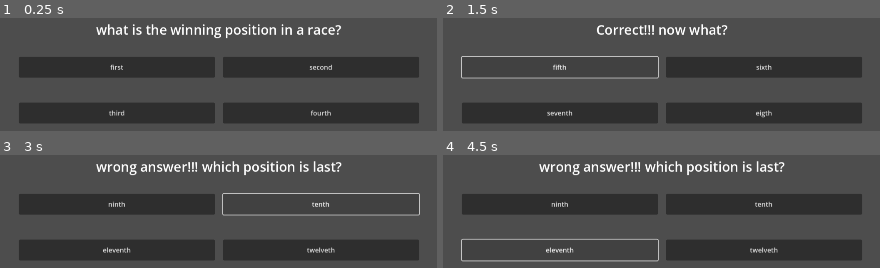
Above: before the commit, frames 1-4 (two rows, left to right).
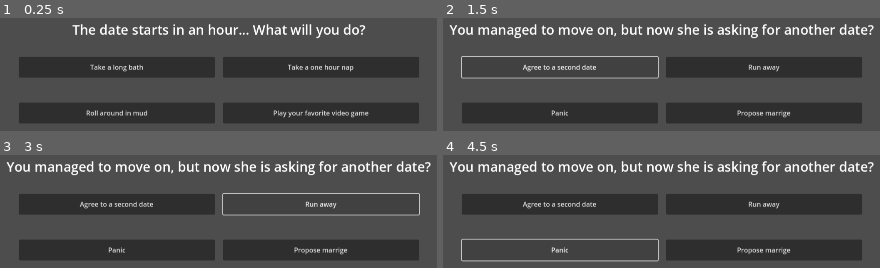
Above: after the commit, the same moments.

Repository: mxbernerSNC/Reverse-Dating-Sim
Game: Godot game, scene res://main.tscn
Same seed, same stepped clock (60 frames per second), same inputs: the game is played once before the commit and once after it.
Inputs:
- Up to frame 1 (0.25 s): no input
- Up to frame 2 (1.5 s): click "first" (after the commit: "Take a long bath") at 0.5 s; click "fifth" (after the commit: "ignore her and change the sub…") at 1.25 s
- Up to frame 3 (3 s): click "fifth" (after the commit: "Agree to a second date") at 2 s; click "sixth" (after the commit: "Run away") at 2.75 s
- Up to frame 4 (4.5 s): click "ninth" (after the commit: "Agree to a second date") at 3.5 s; click "seventh" (after the commit: "Panic") at 4.25 s

The runs differ from the first frame. In frame 1, 5.1% of the frame differs, in the area x 16-85%, y 5-89%; in frame 2, 5.6%; in frame 3, 6.0%, in the area x 1-99%, y 5-89%; in frame 4, 6.0%.

Commit message:
changed scenes, fixed buttons

Diff:
--- a/main.gd
+++ b/main.gd
@@ -1,35 +1,53 @@
 extends Node2D
 
 var scenes = {
-	"intro_scene.tscn": {
-		"question": "what is the winning position in a race?",
+	"phone.tscn": {
+		"question": "The date starts in an hour... What will you do?",
 		"options": [
-			{"text": "first", "next": "first_scene.tscn"},
-			{"text": "second", "next": "second_scene.tscn"},
-			{"text": "third", "next": "second_scene.tscn"},
-			{"text": "fourth", "next": "second_scene.tscn"}
+			{"text": "Take a long bath", "next": "shop.tscn"},
+			{"text": "Take a one hour nap", "next": "shop.tscn"},
+			{"text": "Roll around in mud", "next": "shop.tscn"},
+			{"text": "Play your favorite video game", "next": "shop.tscn"}
 		]
 	},
-	"first_scene.tscn": {
-		"question": "Correct!!! now what?",
+	"shop.tscn": {
+		"question": "How can you get out of this situation?",
 		"options": [
-			{"text": "fifth", "next": "fifth.tscn"},
-			{"text": "sixth", "next": "sixth.tscn"},
-			{"text": "seventh", "next": "seventh.tscn"},
-			{"text": "eigth", "next": "eigth.tscn"}
+			{"text": "ignore her and change the subject", "next": "neutral.tscn"},
+			{"text": "Pretend to fall off your chair", "next": "fire.tscn"},
+			{"text": "Excuse yourself and go to the bathroom", "next": "fire.tscn"},
+			{"text": "Accuse her of a crime", "next": "argument.tscn"}
 		]
 	},
-	"second_scene.tscn": {
-		"question": "wrong answer!!! which position is last?",
+	"fire.tscn": {
+		"question": "Its getting hot in here, what do you do?",
 		"options": [
-			{"text": "ninth", "next": "ninth.tscn"},
-			{"text": "tenth", "next": "tenth.tscn"},
-			{"text": "eleventh", "next": "eleventh.tscn"},
-			{"text": "twelveth", "next": "twelveth.tscn"}
+			{"text": "Try to put out the fire", "next": "jail.tscn"},
+			{"text": "Run away", "next": "good_end.tscn"},
+			{"text": "Panic", "next": "jail.tscn"},
+			{"text": "Blame your date", "next": "jail.tscn"}
+		]
+	},
+	"neutral.tscn": {
+		"question": "You managed to move on, but now she is asking for another date?",
+		"options": [
+			{"text": "Agree to a second date", "next": "bad_end.tscn"},
+			{"text": "Run away", "next": "bad_end.tscn"},
+			{"text": "Panic", "next": "good_end.tscn"},
+			{"text": "Propose marrige", "next": "bad_end.tscn"}
+		]
+	},
+	"argument.tscn": {
+		"question": "The whole coffee shop is looking at you, what do you do?",
+		"options": [
+			{"text": "try to calm everyone down", "next": "good_end.tscn"},
+			{"text": "run away", "next": "good_end.tscn"},
+			{"text": "panic", "next": "good_end.tscn"},
+			{"text": "blame your date", "next": "bad_end.tscn"}
 		]
 	}
 }
 
 func _ready():
 	$prompt.scenes = scenes
-	$prompt.init_scene(scenes["intro_scene.tscn"])
+	$prompt.init_scene(scenes["phone.tscn"])
--- a/main.tscn
+++ b/main.tscn
@@ -1,11 +1,14 @@
-[gd_scene load_steps=3 format=3 uid="uid://bsplnkju8h0m3"]
+[gd_scene load_steps=4 format=3 uid="uid://bsplnkju8h0m3"]
 
 [ext_resource type="Script" path="res://main.gd" id="1_efkcx"]
 [ext_resource type="PackedScene" uid="uid://nclmb31of5ke" path="res://prompt.tscn" id="1_gw8ds"]
+[ext_resource type="PackedScene" uid="uid://uune8hdky5hl" path="res://phone.tscn" id="3_pwvqc"]
 
 [node name="main" type="Node2D"]
 script = ExtResource("1_efkcx")
 
-[node name="background" type="Sprite2D" parent="."]
+[node name="prompt" parent="." instance=ExtResource("1_gw8ds")]
 
-[node name="prompt" parent="." instance=ExtResource("1_gw8ds")]
+[node name="phone" parent="." instance=ExtResource("3_pwvqc")]
+visible = false
+position = Vector2(0, -9)
--- /dev/null
+++ b/phone.tscn
@@ -0,0 +1,10 @@
+[gd_scene load_steps=2 format=3 uid="uid://uune8hdky5hl"]
+
+[ext_resource type="Texture2D" uid="uid://0wd0okc8geyi" path="res://hand_phone.jpg" id="1_lc0sv"]
+
+[node name="phone" type="Sprite2D"]
+
+[node name="HandPhone" type="Sprite2D" parent="."]
+position = Vector2(833, 777)
+scale = Vector2(1.14528, 1.14528)
+texture = ExtResource("1_lc0sv")
--- a/prompt.gd
+++ b/prompt.gd
@@ -7,6 +7,7 @@
 	options = self.find_children("opt*")
 	$question.text = scene.question
 	for i in range(0, len(scene.options)):
+		options[i].disconnect("pressed", _option_selected)
 		options[i].text = scene.options[i].text
 
 		# send next scene to _option_selected when button is pressed
Binary file added: coffee_shop.jpg
Not shown, added: coffee_shop.jpg.import
Binary file added: hand_phone.jpg
Not shown, added: hand_phone.jpg.import
